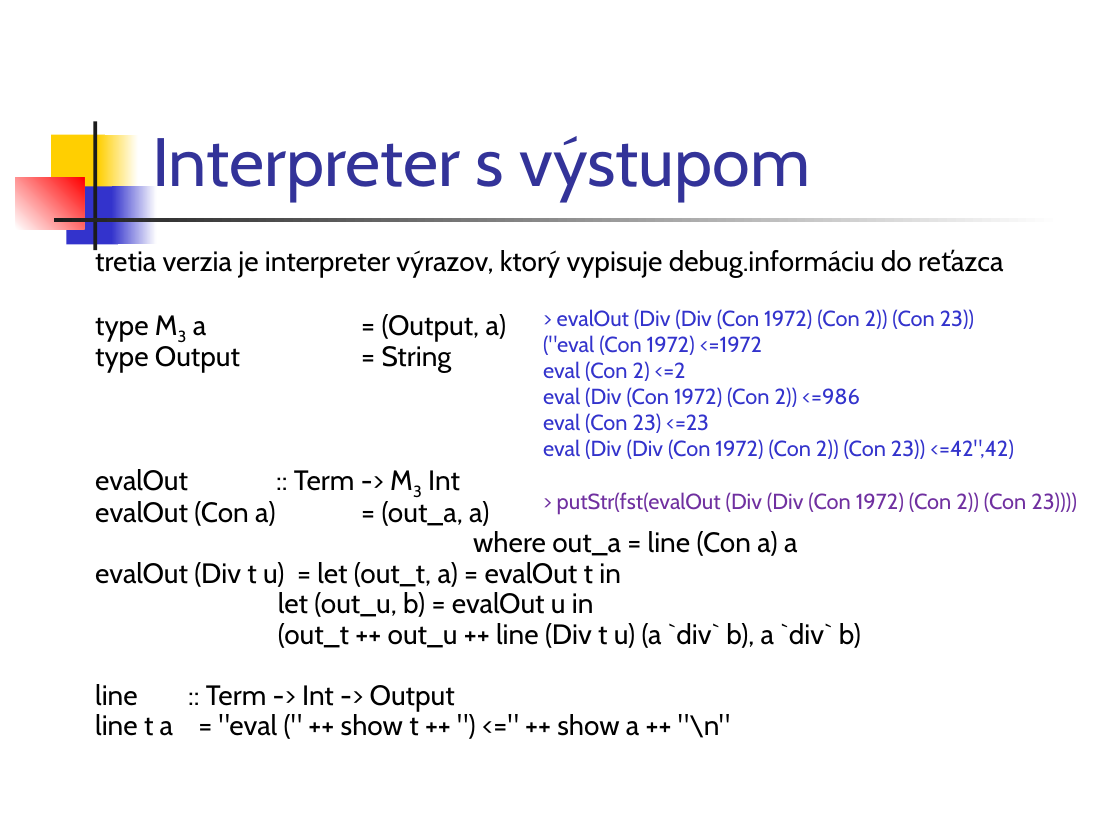
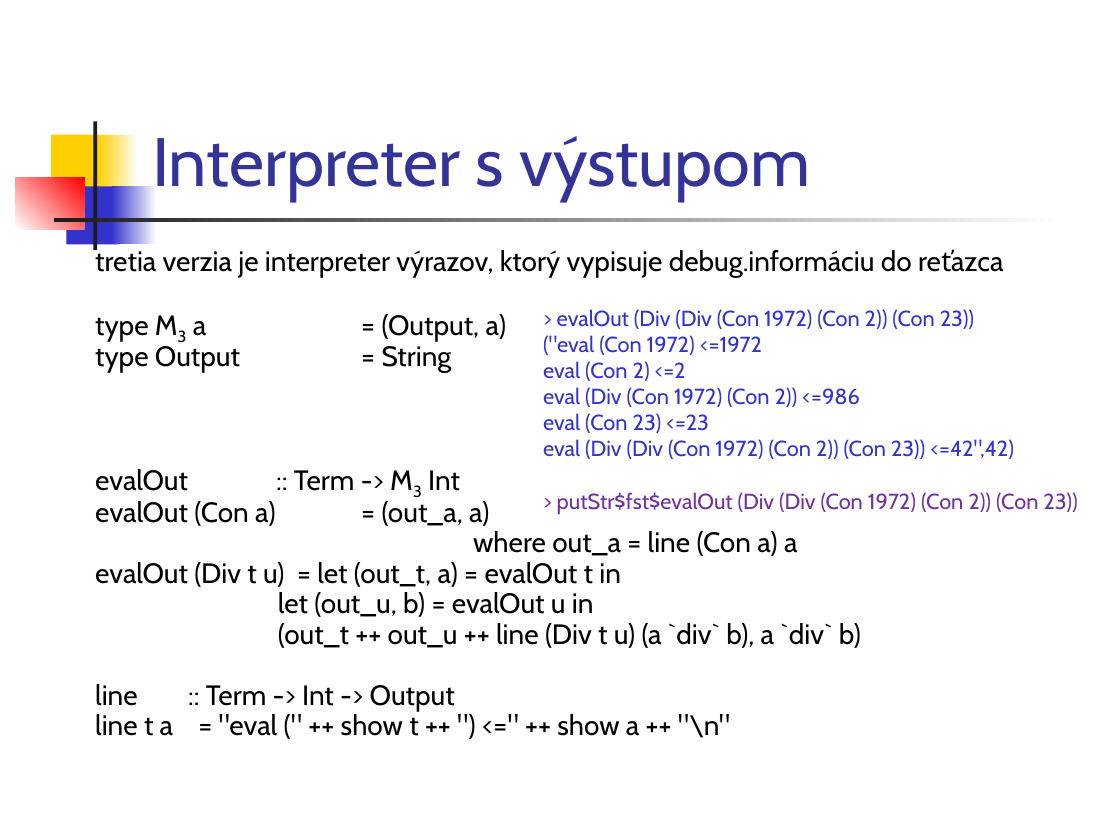
Before and after one commit to Funkcionalne/Prednasky, a slide deck: slide 5 of 11/11_fpro.ppt. Drawn at 1120x840 pixels with LibreOffice and Linux fonts; fonts in the diff are those of the drawing. Boxes give left, top, right and bottom in pixels: in the first picture for what was removed or moved away, otherwise in the second. Text is boxed around its words. In the diff, an @@ line names an element or a change of style, - is before the commit and + after.

```diff
--- a/11/11_fpro.ppt
+++ b/11/11_fpro.ppt
@@ text at [557,492,1077,514]: text changed @@
-> putStr(fst(evalOut (Div (Div (Con 1972) (Con 2)) (Con 23))))
+> putStr$fst$evalOut (Div (Div (Con 1972) (Con 2)) (Con 23))
```
Also in this commit, not shown: 10 other slides changed, 2 slides added, 2 other files.
